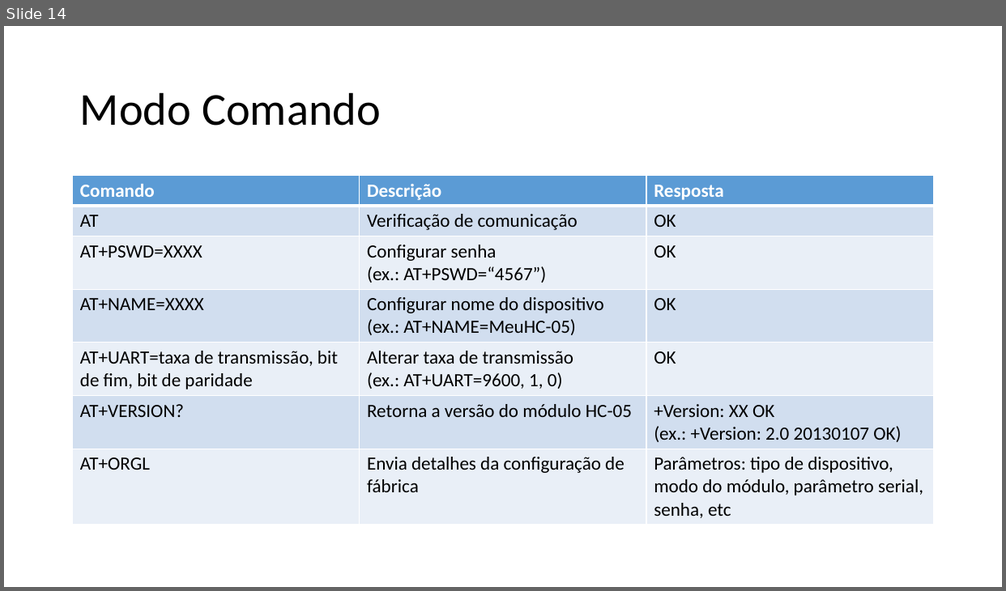
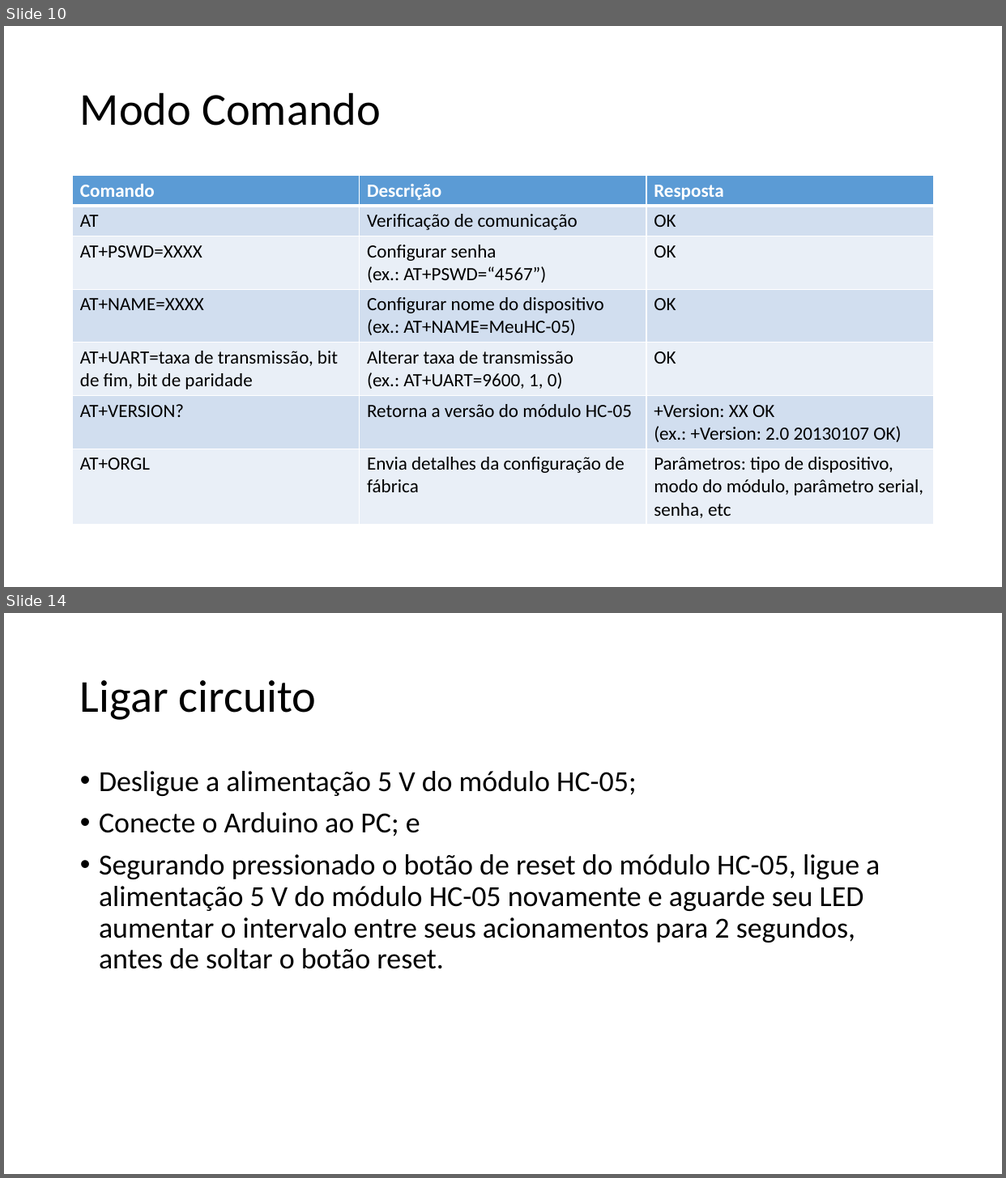
Before and after one commit to salmo-jr/public-slides, a slide deck: arduino-bluetooth.pptx. Shown one above the other, each under a label of ours: slide 14 before the commit, slides 10 and 14 after it; the slides between them are not shown. The pictures are 1006x591 and 1006x1178 pixels, drawn with LibreOffice and Linux fonts; fonts in the diff are those of the drawing. Boxes give left, top, right and bottom in pixels: in the first picture for what was removed or moved away, otherwise in the second. Text is boxed around its words. In the diff, an @@ line names an element or a change of style, - is before the commit and + after.

```diff
--- a/arduino-bluetooth.pptx
+++ b/arduino-bluetooth.pptx
@@ slide 14 added at (4, 613, 1002, 1174), background #FFFFFF @@
@@ title added at (80, 680, 317, 720), 44 pt, text #000000 @@
+Ligar circuito
@@ text added at (99, 771, 880, 969), 28 pt, text #000000 @@
+• Desligue a alimentação 5 V do módulo HC-05;
+• Conecte o Arduino ao PC; e
+• Segurando pressionado o botão de reset do módulo HC-05, ligue a alimentação 5 V do módulo HC-05 novamente e aguarde seu LED aumentar o intervalo entre seus acionamentos para 2 segundos, antes de soltar o botão reset.
@@ what was slide 14 is now slide 10 @@
```
Also in this commit, not shown: 8 slides changed, 18 other slides added, 1 slide removed, 5 other files.
